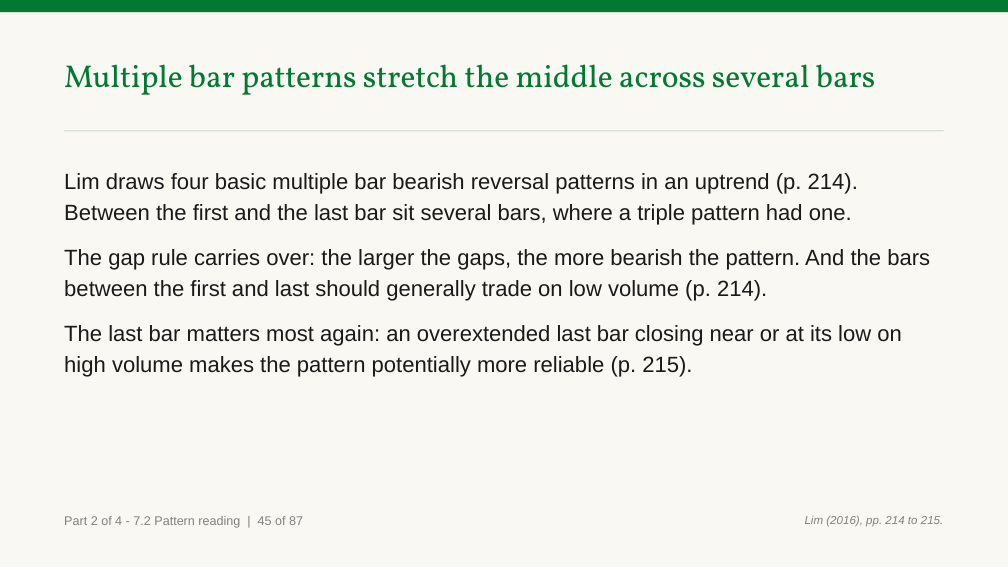
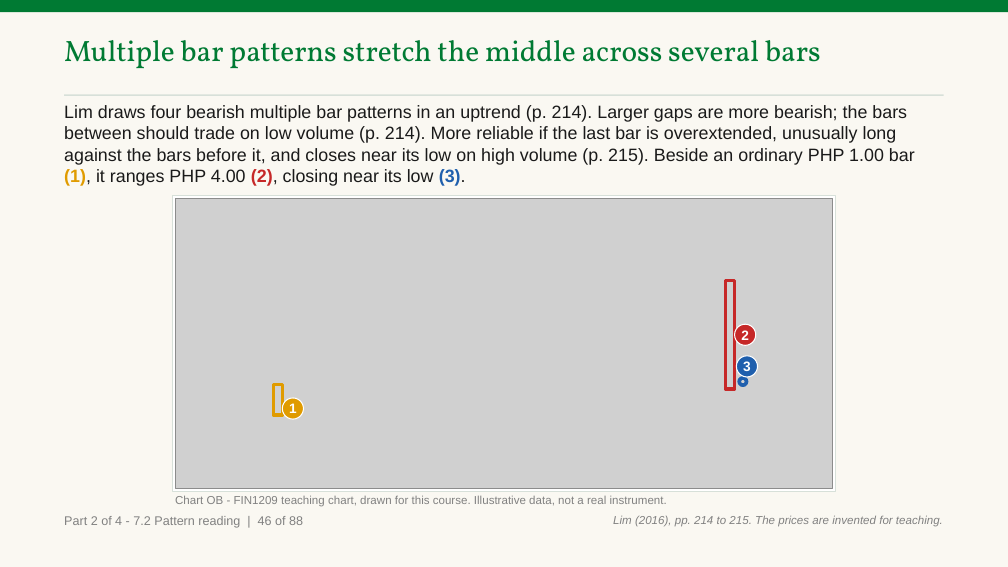
Before and after one commit to benjiesotelo-sudo/Telos_FIN1209, a slide deck: slide 94 of chapter-07/FIN1209-Chapter-07.pptx (slide 93 before the commit). Drawn at 1008x567 pixels with LibreOffice and Linux fonts; fonts in the diff are those of the drawing; grey boxes stand for pictures. Boxes give left, top, right and bottom in pixels: in the first picture for what was removed or moved away, otherwise in the second. Text is boxed around its words. In the diff, an @@ line names an element or a change of style, - is before the commit and + after.

Commit message:
Chapter 7: define overextended bar (slides 52, 66, 75, 76, 85, 94, 104) (#53)
* Chapter 7: define overextended as an unusually long bar, enlarge the examples that claim it

* Chapter 7: Bollinger wording on slide 52, size contrast named on slides 85, 94 and 104

* Chapter 7: draw the ordinary and overextended last bar on slides 85, 94 and 104

```diff
--- a/chapter-07/FIN1209-Chapter-07.pptx
+++ b/chapter-07/FIN1209-Chapter-07.pptx
@@ text "Multiple bar patterns stretch the ..." moved from (x1=64, y1=64, x2=876, y2=95) to (x1=64, y1=40, x2=821, y2=69) @@
@@ text "Multiple bar patterns stretch the ..." at (x1=64, y1=40, x2=821, y2=69): size 30 to 28 pt; line spacing 1.05 to 1 @@
@@ rectangle moved from (x1=64, y1=130, x2=944, y2=132) to (x1=64, y1=95, x2=944, y2=96) @@
@@ text added at (x1=64, y1=105, x2=915, y2=186), 17 pt, text #1A1A1A @@
+Lim draws four bearish multiple bar patterns in an uptrend (p. 214). Larger gaps are more bearish; the bars between should trade on low volume (p. 214). More reliable if the last bar is overextended, unusually long against the bars before it, and closes near its low on high volume (p. 215). Beside an ordinary PHP 1.00 bar (1), it ranges PHP 4.00 (2), closing near its low (3).
@@ text removed at (x1=64, y1=173, x2=930, y2=377) @@
-Lim draws four basic multiple bar bearish reversal patterns in an uptrend (p. 214). Between the first and the last bar sit several bars, where a triple pattern had one.
-The gap rule carries over: the larger the gaps, the more bearish the pattern. And the bars between the first and last should generally trade on low volume (p. 214).
-The last bar matters most again: an overextended last bar closing near or at its low on high volume makes the pattern potentially more reliable (p. 215).
@@ rectangle added at (x1=172, y1=195, x2=836, y2=492), fill #FFFFFF, outline #D7E0D9 1 pt @@
@@ picture added at (x1=175, y1=198, x2=833, y2=488) @@
@@ rectangle added at (x1=726, y1=281, x2=735, y2=389), outline #C62828 3.5 pt @@
@@ ellipse added at (x1=735, y1=324, x2=756, y2=346), fill #C62828, outline #FFFFFF 1 pt, 13 pt, text #FFFFFF, bold @@
+2
@@ ellipse added at (x1=737, y1=356, x2=758, y2=377), fill #1F5FAD, outline #FFFFFF 1 pt, 13 pt, text #FFFFFF, bold @@
+3
@@ rectangle added at (x1=274, y1=385, x2=283, y2=415), outline #E09B00 3.5 pt @@
@@ ellipse added at (x1=740, y1=378, x2=747, y2=386), outline #1F5FAD 3.5 pt @@
@@ ellipse added at (x1=282, y1=398, x2=303, y2=419), fill #E09B00, outline #FFFFFF 1 pt, 13 pt, text #FFFFFF, bold @@
+1
@@ text added at (x1=175, y1=495, x2=667, y2=507), 11 pt, text #818181 @@
+Chart OB - FIN1209 teaching chart, drawn for this course. Illustrative data, not a real instrument.
@@ text at (x1=64, y1=516, x2=303, y2=528): text changed @@
-Part 2 of 4 - 7.2 Pattern reading | 45 of 87
+Part 2 of 4 - 7.2 Pattern reading | 46 of 88
@@ text at (x1=613, y1=515, x2=943, y2=527): text changed @@
-Lim (2016), pp. 214 to 215.
+Lim (2016), pp. 214 to 215. The prices are invented for teaching.
```
Also in this commit, not shown: 86 other slides changed, 1 slide added, 2 other files.
